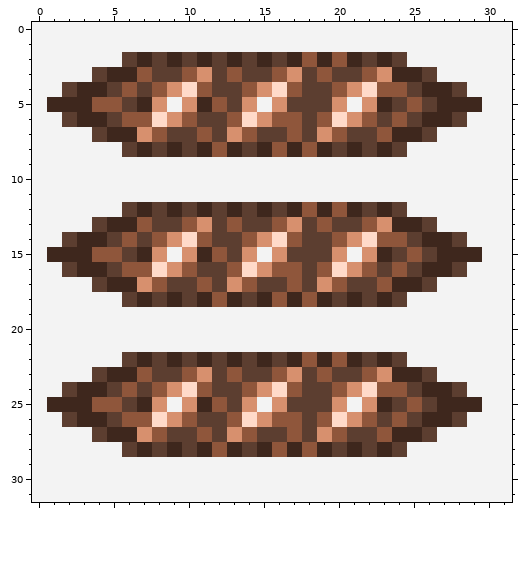
Pixel-art file: pixels/bakery_stuff.aseprite. Above: the version before the commit.
32x32 pixels, 1 frame.
After:
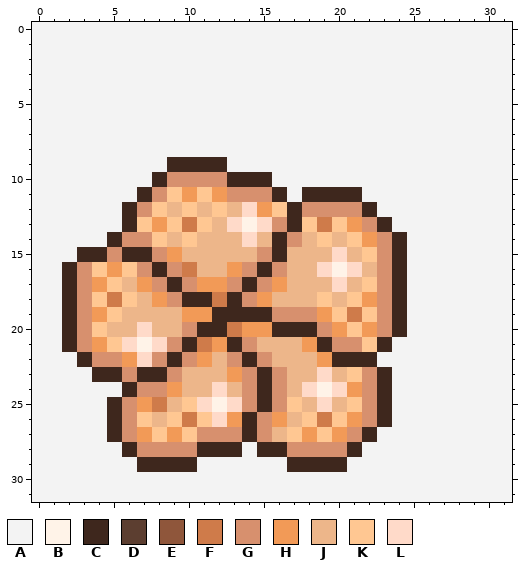
Palette (. is transparent): A #f3f3f3  B #fff3e8  C #3e271d  D #5c3e30  E #8f563b  F #cf7b4a  G #d7906e  H #f29a57  J #edb68a  K #ffc792  L #ffdac9
Difference:
layer "Semmel" now shown
layer "Baguette" removed
@@ x 0..31 @@
  1 AAAAAAAAAAAAAAAAAAAAAAAAAAAAAAAA
- 2 AAAAAADCDCDCDCDCDCECECDCDAAAAAAA
- 3 AAAADCCEDDEGDEDDEGDEDDEGCCDAAAAA
- 4 AADCCDEDEGLEDDEGLEDDEGLEEDCCDAAA
- 5 ACCCEEDCGAGCEDGAGDDDGAGCDEDCCCAA
- 6 AADCCDEELGEDDELGEEDELGEDEDCCDAAA
- 7 AAAADCCGEDDEDGEDDEDGEDDECCDAAAAA
- 8 AAAAAADCDCDCECDCECECDCDCDAAAAAAA
- 9 AAAAAAAAAAAAAAAAAAAAAAAAAAAAAAAA
-10 AAAAAAAAAAAAAAAAAAAAAAAAAAAAAAAA
-11 AAAAAAAAAAAAAAAAAAAAAAAAAAAAAAAA
-12 AAAAAADCDCDCDCDCDCECECDCDAAAAAAA
-13 AAAADCCEDDEGDEDDEGDEDDEGCCDAAAAA
-14 AADCCDEDEGLEDDEGLEDDEGLEEDCCDAAA
-15 ACCCEEDCGAGCEDGAGDDDGAGCDEDCCCAA
-16 AADCCDEELGEDDELGEEDELGEDEDCCDAAA
-17 AAAADCCGEDDEDGEDDEDGEDDECCDAAAAA
-18 AAAAAADCDCDCECDCECECDCDCDAAAAAAA
-19 AAAAAAAAAAAAAAAAAAAAAAAAAAAAAAAA
-20 AAAAAAAAAAAAAAAAAAAAAAAAAAAAAAAA
-21 AAAAAAAAAAAAAAAAAAAAAAAAAAAAAAAA
-22 AAAAAADCDCDCDCDCDCECECDCDAAAAAAA
-23 AAAADCCEDDEGDEDDEGDEDDEGCCDAAAAA
-24 AADCCDEDEGLEDDEGLEDDEGLEEDCCDAAA
-25 ACCCEEDCGAGCEDGAGDDDGAGCDEDCCCAA
-26 AADCCDEELGEDDELGEEDELGEDEDCCDAAA
-27 AAAADCCGEDDEDGEDDEDGEDDECCDAAAAA
-28 AAAAAADCDCDCECDCECECDCDCDAAAAAAA
-29 AAAAAAAAAAAAAAAAAAAAAAAAAAAAAAAA
+ 2 AAAAAAAAAAAAAAAAAAAAAAAAAAAAAAAA
+ 3 AAAAAAAAAAAAAAAAAAAAAAAAAAAAAAAA
+ 4 AAAAAAAAAAAAAAAAAAAAAAAAAAAAAAAA
+ 5 AAAAAAAAAAAAAAAAAAAAAAAAAAAAAAAA
+ 6 AAAAAAAAAAAAAAAAAAAAAAAAAAAAAAAA
+ 7 AAAAAAAAAAAAAAAAAAAAAAAAAAAAAAAA
+ 8 AAAAAAAAAAAAAAAAAAAAAAAAAAAAAAAA
+ 9 AAAAAAAAACCCCAAAAAAAAAAAAAAAAAAA
+10 AAAAAAAACGGGGCCCAAAAAAAAAAAAAAAA
+11 AAAAAAACGKHKHGGGCACCCCAAAAAAAAAA
+12 AAAAAACGKJKJKJLHKCGGGGCAAAAAAAAA
+13 AAAAAACKHKFKJLBLGCKFKHGCAAAAAAAA
+14 AAAAACGGKJKJJJLJCGJKJKHGCAAAAAAA
+15 AAACCGCCGHJJJJJGCJJJLJKGCAAAAAAA
+16 AACGKHKGCGFJJHGCGJJLBLJGCAAAAAAA
+17 AACGHKJHGCGHHGCGHJJJLJKGCAAAAAAA
+18 AACGKFKJHGCCFCGHJJJKJKHGCAAAAAAA
+19 AACGHKJJJJHHCCCCGGGHKFKGCAAAAAAA
+20 AACGKJJLJJGCCFHHCCCGHKHGCAAAAAAA
+21 AACGHKLBLGCFHCGJJJHCGGKCAAAAAAAA
+22 AAACGGHLGCGHJGCGJJJHCCCAAAAAAAAA
+23 AAAACCGCCGJJJHGCGJJLJKGCAAAAAAAA
+24 AAAAAACGGHJJLJGCGJLBLHGCAAAAAAAA
+25 AAAAACGHFJKLBLGCGKJLJKGCAAAAAAAA
+26 AAAAACGKJKFKLHCGHJKFKHGCAAAAAAAA
+27 AAAAACGHKHKGGGCGJKHKHGCAAAAAAAAA
+28 AAAAAACGGGGCCCACCGGGGCAAAAAAAAAA
+29 AAAAAAACCCCAAAAAACCCCAAAAAAAAAAA
 30 AAAAAAAAAAAAAAAAAAAAAAAAAAAAAAAA
Boxes around the changes in both pictures, in picture pixels (x1, y1, x2, y2):
changed: (47, 52, 482, 472)
